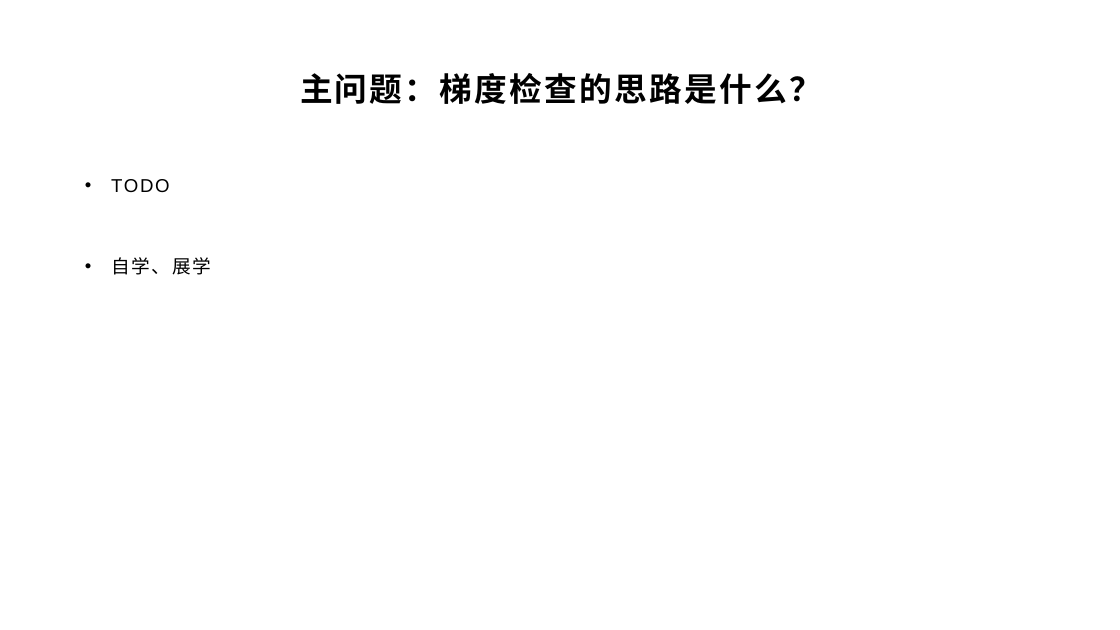
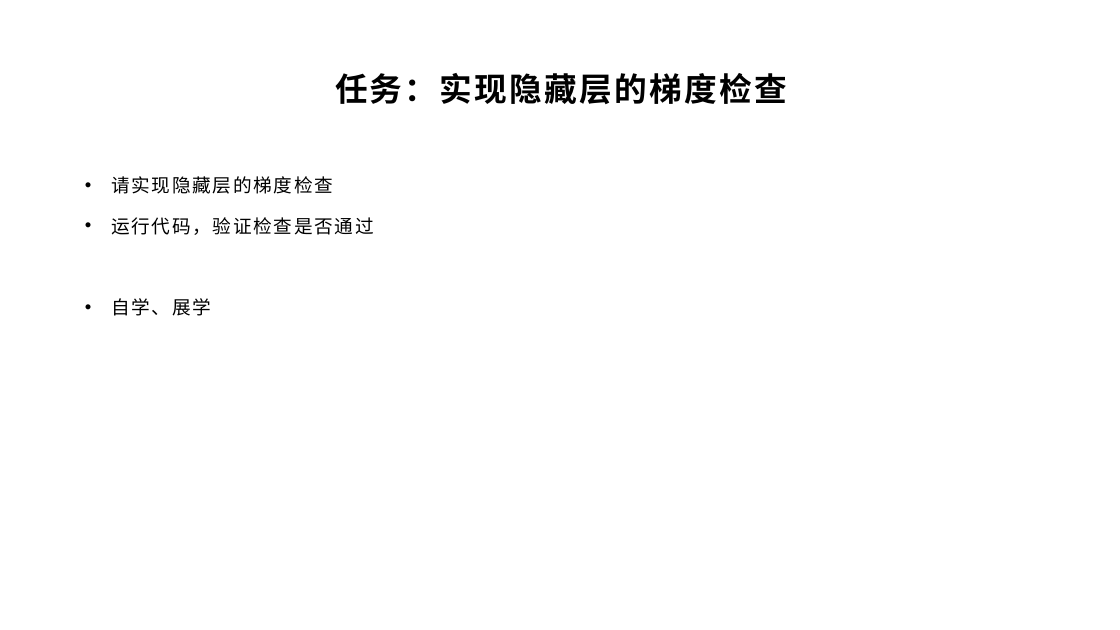
Before and after one commit to yyc-git/DeepLearningEdu, a slide deck: slide 21 of lessons/4_gradient_check/ppt/全连接层的梯度检查.pptx (slide 20 before the commit). Drawn at 1120x630 pixels with LibreOffice and Linux fonts; fonts in the diff are those of the drawing; background and template pictures are left out. Boxes give left, top, right and bottom in pixels: in the first picture for what was removed or moved away, otherwise in the second. Text is boxed around its words. In the diff, an @@ line names an element or a change of style, - is before the commit and + after.

```diff
--- a/lessons/4_gradient_check/ppt/全连接层的梯度检查.pptx
+++ b/lessons/4_gradient_check/ppt/全连接层的梯度检查.pptx
@@ title at bbox=[335, 73, 787, 104]: text changed @@
-主问题：梯度检查的思路是什么？
+任务：实现隐藏层的梯度检查
@@ text at bbox=[111, 176, 374, 235]: text changed @@
-• TODO
+• 请实现隐藏层的梯度检查
+• 运行代码，验证检查是否通过
```
Also in this commit, not shown: 5 other slides changed, 4 slides added, 1 slide removed, 1 other file.
